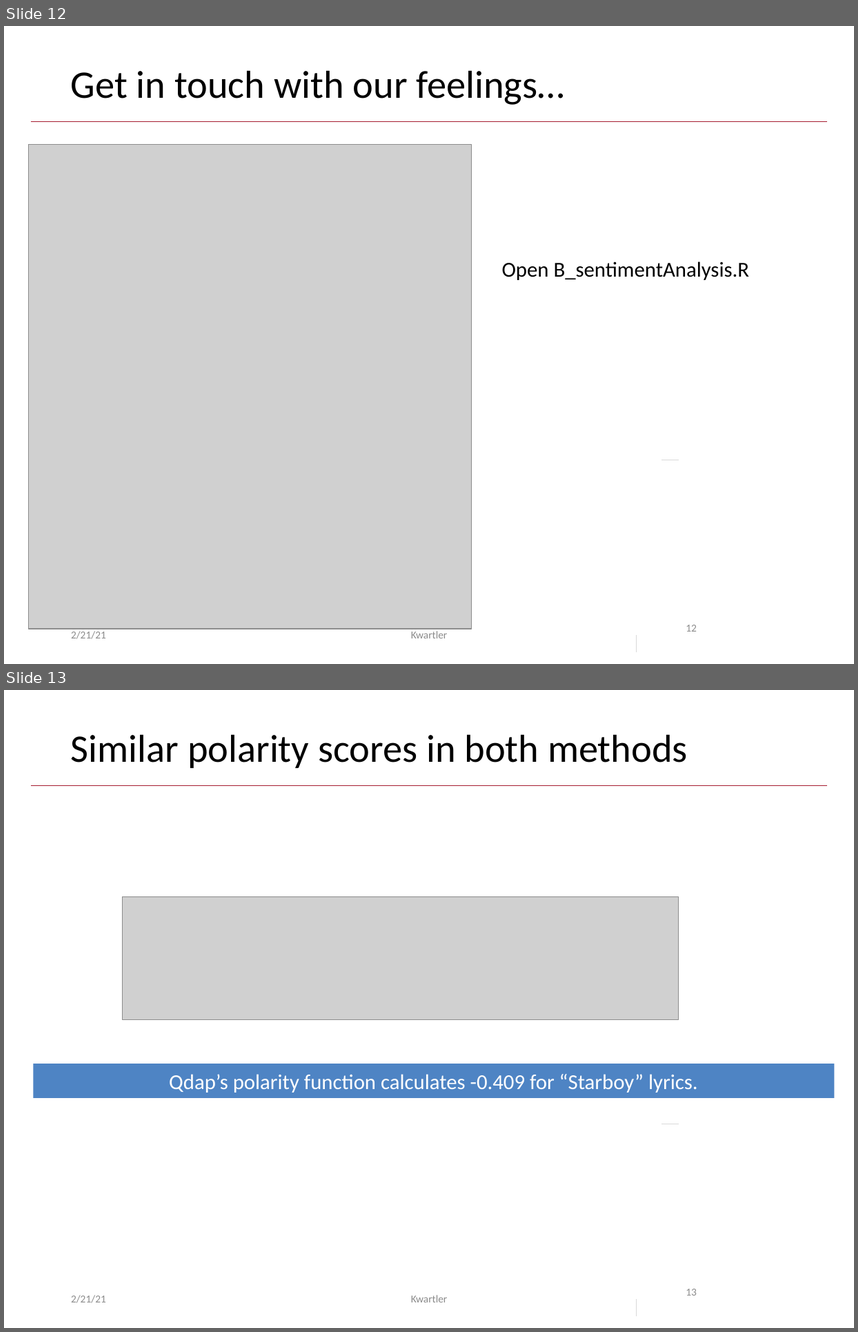
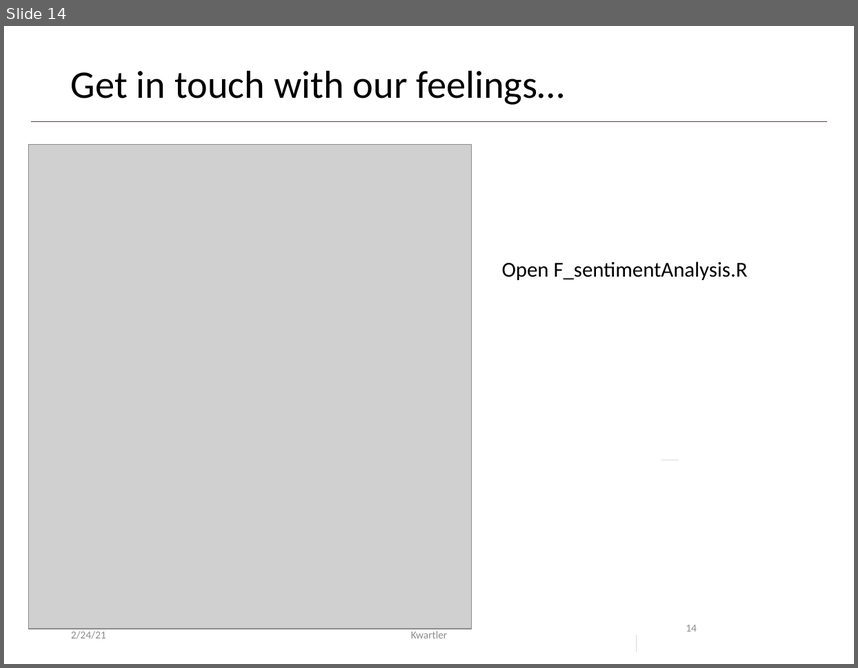
Before and after one commit to kwartler/Harvard_NLP_Student, a slide deck: lessons/E_Polarization_Sentiment/tidy sentiment.pptx. Shown one above the other, each under a label of ours: slides 12 and 13 before the commit, slide 14 after it. The pictures are 858x1332 and 858x668 pixels, drawn with LibreOffice and Linux fonts; fonts in the diff are those of the drawing; grey boxes stand for pictures; background and template pictures are left out. Boxes give left, top, right and bottom in pixels: in the first picture for what was removed or moved away, otherwise in the second. Text is boxed around its words. In the diff, an @@ line names an element or a change of style, - is before the commit and + after.

```diff
--- a/lessons/E_Polarization_Sentiment/tidy sentiment.pptx
+++ b/lessons/E_Polarization_Sentiment/tidy sentiment.pptx
@@ slide 13 removed at bbox=[4, 690, 854, 1328], background #FFFFFF; not listed: 1 template element that a slide beside it also shows @@
@@ title removed at bbox=[71, 734, 688, 768] @@
-Similar polarity scores in both methods
@@ picture removed at bbox=[122, 896, 678, 1020] @@
@@ rectangle removed at bbox=[33, 1063, 833, 1097] @@
-Qdap’s polarity function calculates -0.409 for “Starboy” lyrics.
@@ line removed from (662, 1123) to (679, 1123) @@
@@ page number removed at bbox=[686, 1288, 697, 1295] @@
-13
@@ text removed at bbox=[71, 1294, 106, 1303] @@
-2/21/21
@@ text removed at bbox=[411, 1294, 448, 1302] @@
-Kwartler
@@ line removed from (635, 1299) to (635, 1316) @@
@@ what was slide 12 is now slide 14 @@
@@ slide 14 changed as well @@
@@ text at bbox=[502, 261, 748, 280]: text changed @@
-Open B_sentimentAnalysis.R
+Open F_sentimentAnalysis.R
@@ page number at bbox=[686, 624, 697, 631]: text changed @@
-12
+14
@@ text at bbox=[71, 628, 106, 639]: text changed @@
-2/21/21
+2/24/21
```
Also in this commit, not shown: 12 other slides changed, 2 slides added, 1 other slide removed, 5 other files.
